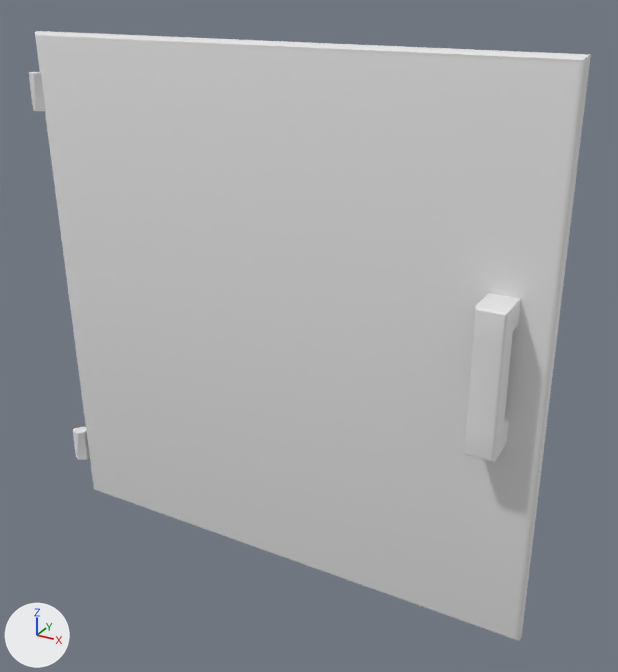
Two versions of the FBX model _ART/Models/Kitchen/SM_Counter_Door_01.fbx, one commit apart.
One viewpoint serves both versions: a 50 mm lens placed at (0.996, -0.975, 0.493), pointed at (0.456, 0.005, 0.003). Lighting does not change. The marker at lower left points along +X, +Y and +Z. Where no turn or scale is listed for an object, it has been applied to the vertices.

In view in the first picture: 'Door_Counter'.
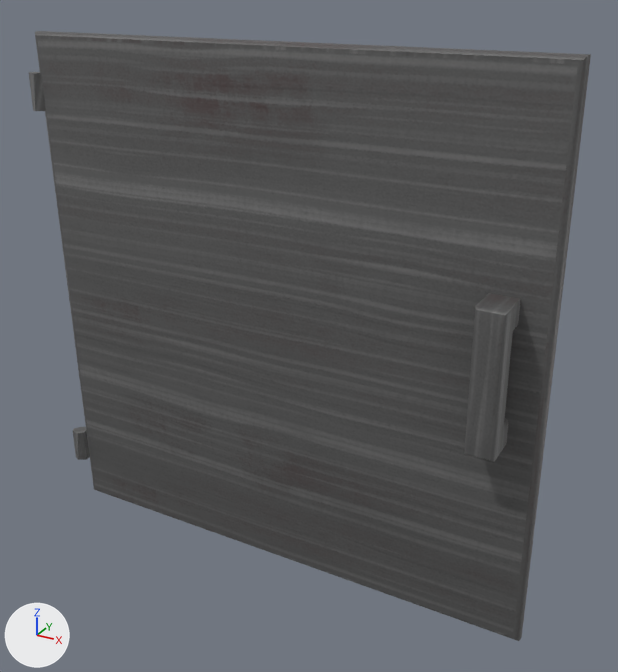
Boxes [x1, y1, x2, y2] around the edits, measured in the pictures (618 x 672 px):
'Door_Counter', recoloured
    both: [29, 31, 591, 641]

Patch to the scene script:
```diff
--- a/_ART/Models/Kitchen/SM_Counter_Door_01.fbx.py
+++ b/_ART/Models/Kitchen/SM_Counter_Door_01.fbx.py
@@ img_t_finewood_d_jpg @@
+img_t_finewood_d_jpg = load_image('T_FineWood_D.jpg', '../../Textures/T_FineWood/T_FineWood_D.png', 2048, 2048, 'sRGB')
@@ mat_wood @@
+mat_wood = principled_material('Wood')
+mat_wood.texture = img_t_finewood_d_jpg
@@ me_cube_021 @@
 me_cube_021.from_pydata(...)  # 116 vertices, 110 faces; spans x -0.016..0.804, y -0.068..0.009, z -0.397..0.402
+me_cube_021.materials.append(mat_wood)  # picture img_t_finewood_d_jpg
```
